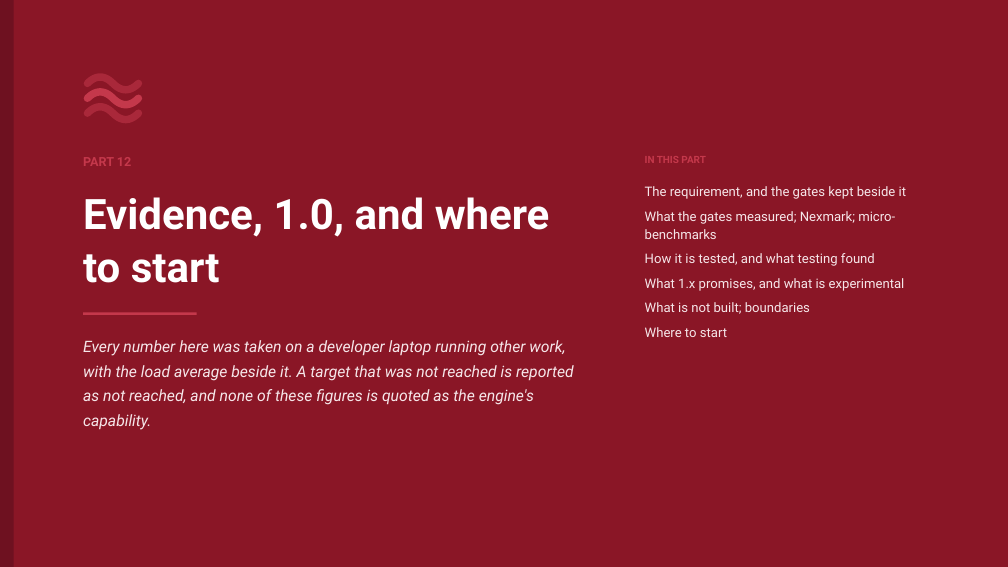
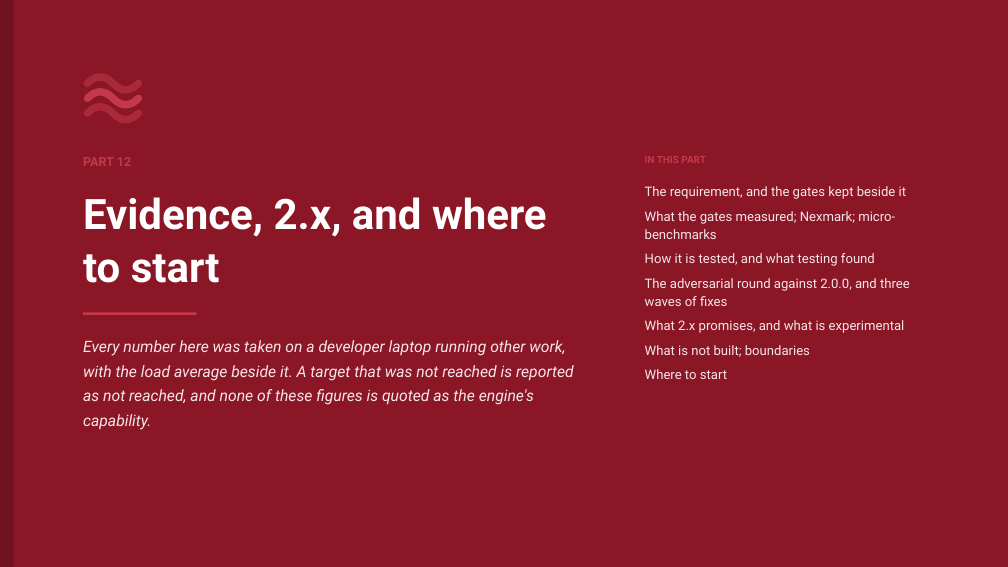
Before and after one commit to ajsinha/pravaha, a slide deck: slide 84 of docs/publications/Pravaha-Continuous-SQL-Engine-Design-and-Evidence.pptx (slide 81 before the commit). Drawn at 1008x567 pixels with LibreOffice and Linux fonts; fonts in the diff are those of the drawing. Boxes give left, top, right and bottom in pixels: in the first picture for what was removed or moved away, otherwise in the second. Text is boxed around its words. In the diff, an @@ line names an element or a change of style, - is before the commit and + after.

Commit message:
Deck for Pravaha 2.x: 99 slides, with the adversarial QA round and the semantics its fixes changed
The release slide is 2.0 (Java 25 through and through, Boot 3.4+, legacy-read removed, 544
findings with none open). New: answers that now say what SQL says (NULL aggregates, narrow-int
overflow, DOUBLE grouping, HOP alignment, fine hops and MIN/MAX over retractions refused);
recovery that checks what it restores and refuses aloud; revocation per statement and bounds
before sign-in; and five slides on the adversarial round (method and numbers, what held and the
four defect classes, the ten severe defects, the 1 GiB denial-of-service replays, the three
waves). Corrected: Java 25 on the one-slide summary and the image, lockout, dead letters, the
tiers on JDK 25 (4,832 tests), the register (544), what 2.x keeps stable, MIN/MAX boundary.
Slide-count test and GUIDE.md at 99; audit clean; tests/deck 5 passed.

```diff
--- a/docs/publications/Pravaha-Continuous-SQL-Engine-Design-and-Evidence.pptx
+++ b/docs/publications/Pravaha-Continuous-SQL-Engine-Design-and-Evidence.pptx
@@ text at bbox=[83, 197, 547, 283]: text changed @@
-Evidence, 1.0, and where to start
+Evidence, 2.x, and where to start
@@ text at bbox=[645, 278, 910, 333]: text changed @@
-What 1.x promises, and what is experimental
+The adversarial round against 2.0.0, and three waves of fixes
+What 2.x promises, and what is experimental
```
Also in this commit, not shown: 59 other slides changed, 9 slides added, 1 slide removed, 10 other files.
